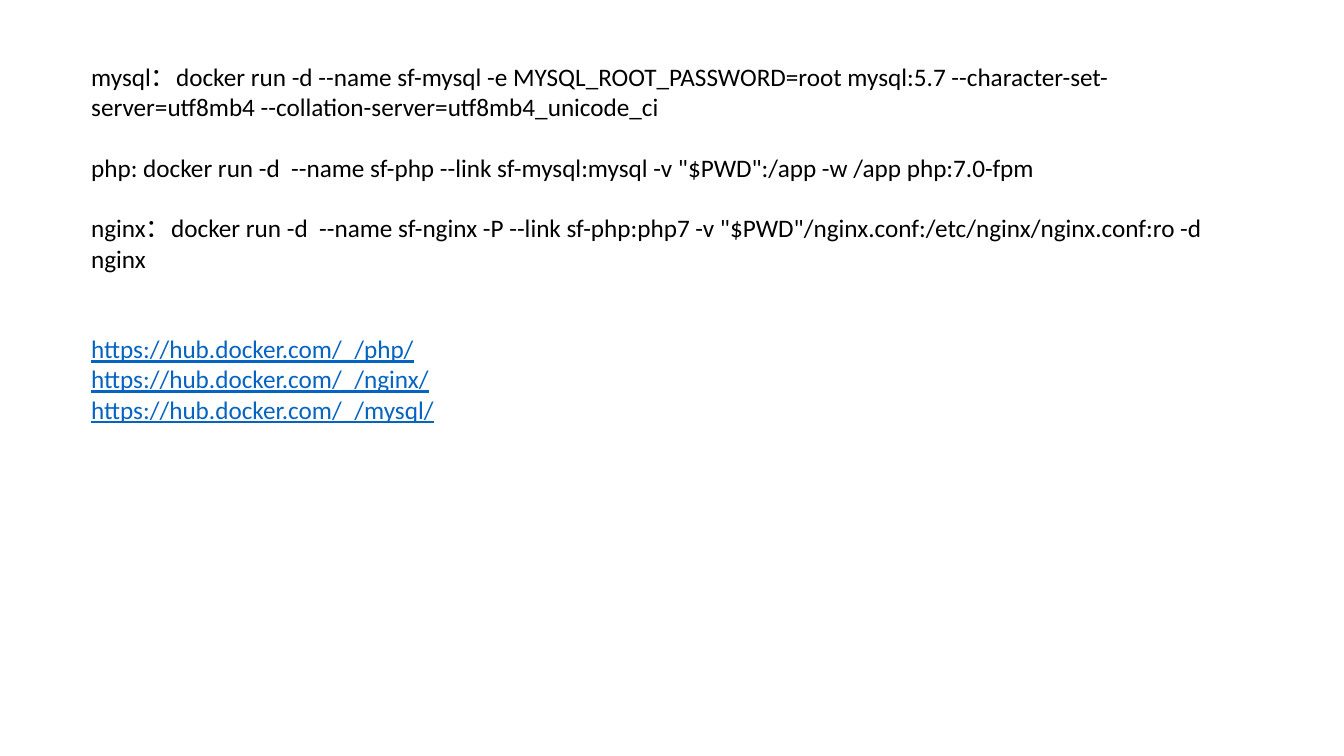
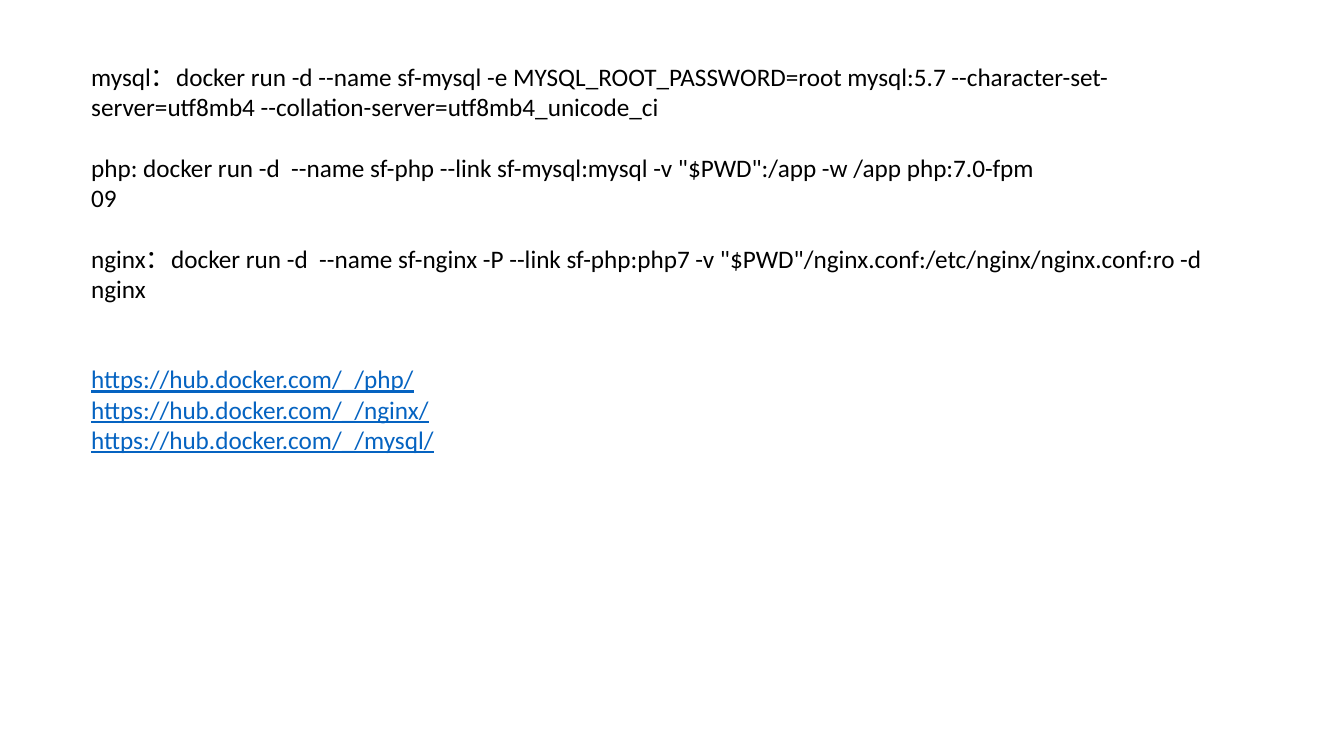
Before and after one commit to gtsigner/docker-samples, a slide deck: slide 12 of 1.Docker高可用的开发环境-preview.pptx (slide 10 before the commit). Drawn at 1344x756 pixels with LibreOffice and Linux fonts; fonts in the diff are those of the drawing. Boxes give left, top, right and bottom in pixels: in the first picture for what was removed or moved away, otherwise in the second. Text is boxed around its words. In the diff, an @@ line names an element or a change of style, - is before the commit and + after.

```diff
--- a/1.Docker高可用的开发环境-preview.pptx
+++ b/1.Docker高可用的开发环境-preview.pptx
@@ text at [91, 190, 117, 207]: paragraph added @@
+09
```
Also in this commit, not shown: 7 other slides changed, 2 slides added.
